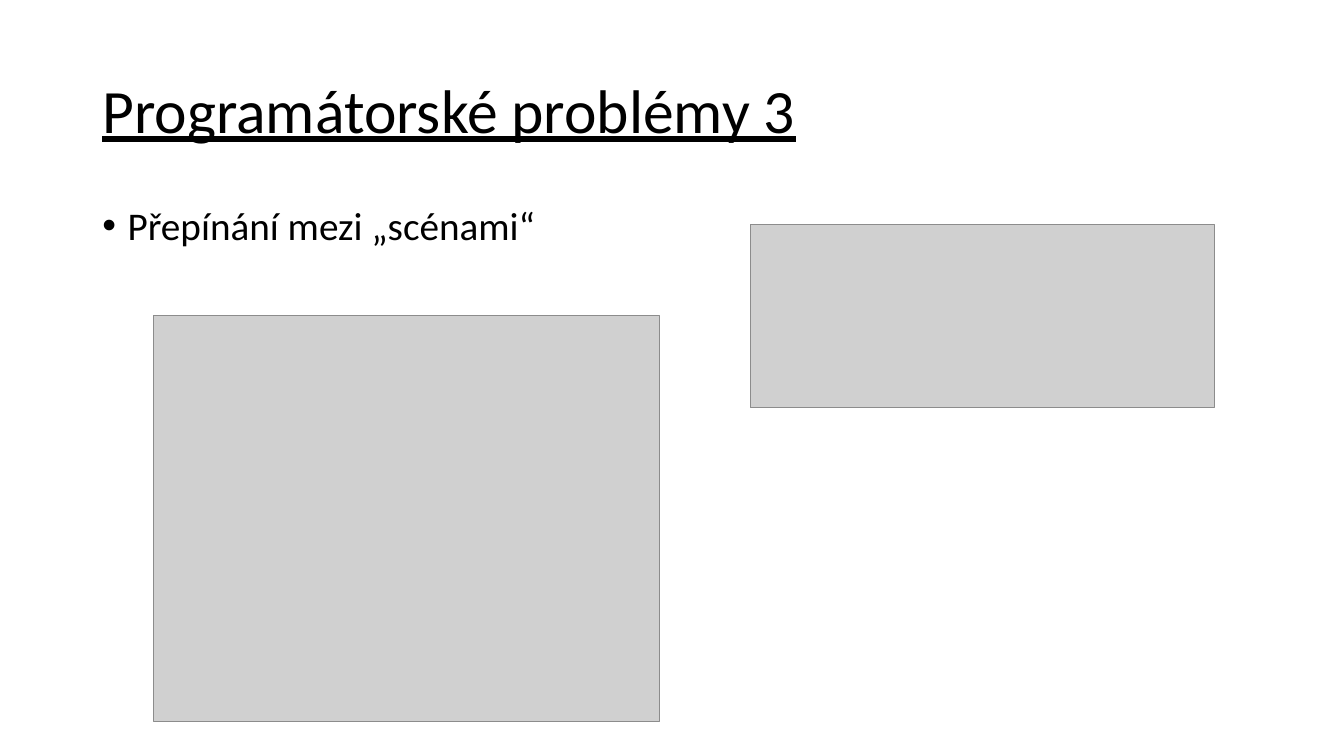
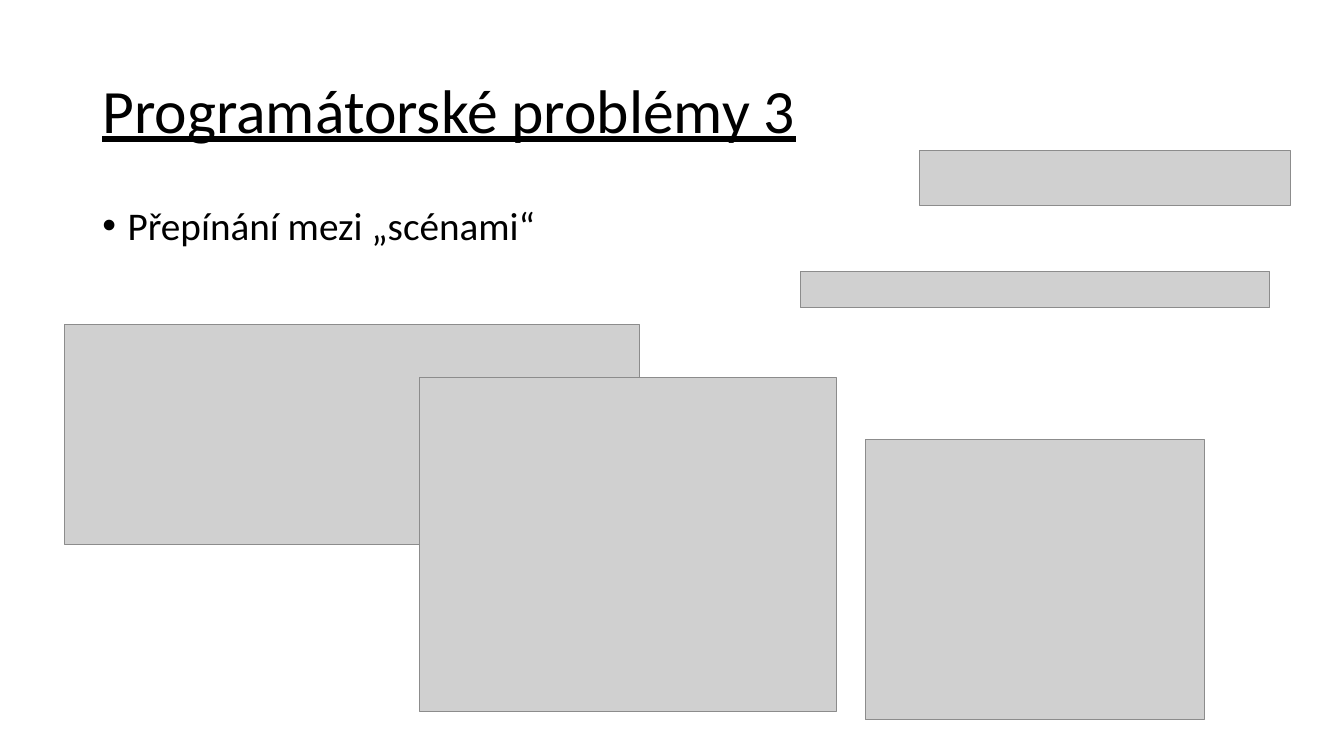
Before and after one commit to CyrChudac/Pokus1-.NET-zapoctak, a slide deck: slide 15 of Specification_and_Documantation_and_presentation/Prezentace programu.pptx. Drawn at 1344x756 pixels with LibreOffice and Linux fonts; fonts in the diff are those of the drawing; grey boxes stand for pictures. Boxes give left, top, right and bottom in pixels: in the first picture for what was removed or moved away, otherwise in the second. Text is boxed around its words. In the diff, an @@ line names an element or a change of style, - is before the commit and + after.

Commit message:
Prezentation improved.

```diff
--- a/Specification_and_Documantation_and_presentation/Prezentace programu.pptx
+++ b/Specification_and_Documantation_and_presentation/Prezentace programu.pptx
@@ picture added at <box>921,150,1292,205</box> @@
@@ picture removed at <box>750,224,1214,407</box> @@
@@ picture added at <box>801,271,1270,308</box> @@
@@ picture added at <box>65,325,639,545</box> @@
@@ picture removed at <box>154,316,660,721</box> @@
@@ picture added at <box>419,378,837,712</box> @@
@@ picture added at <box>865,440,1204,720</box> @@
```
